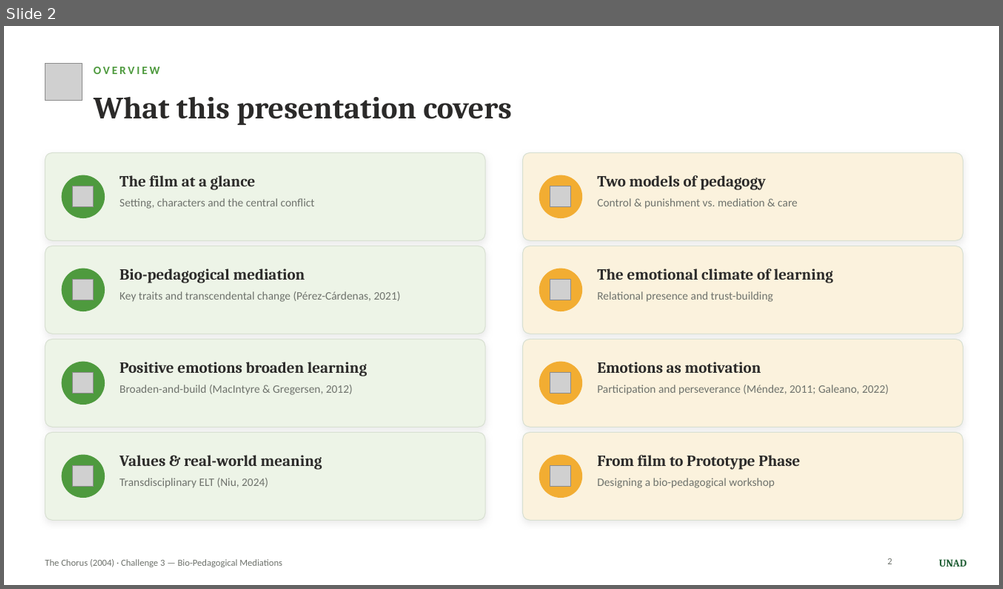
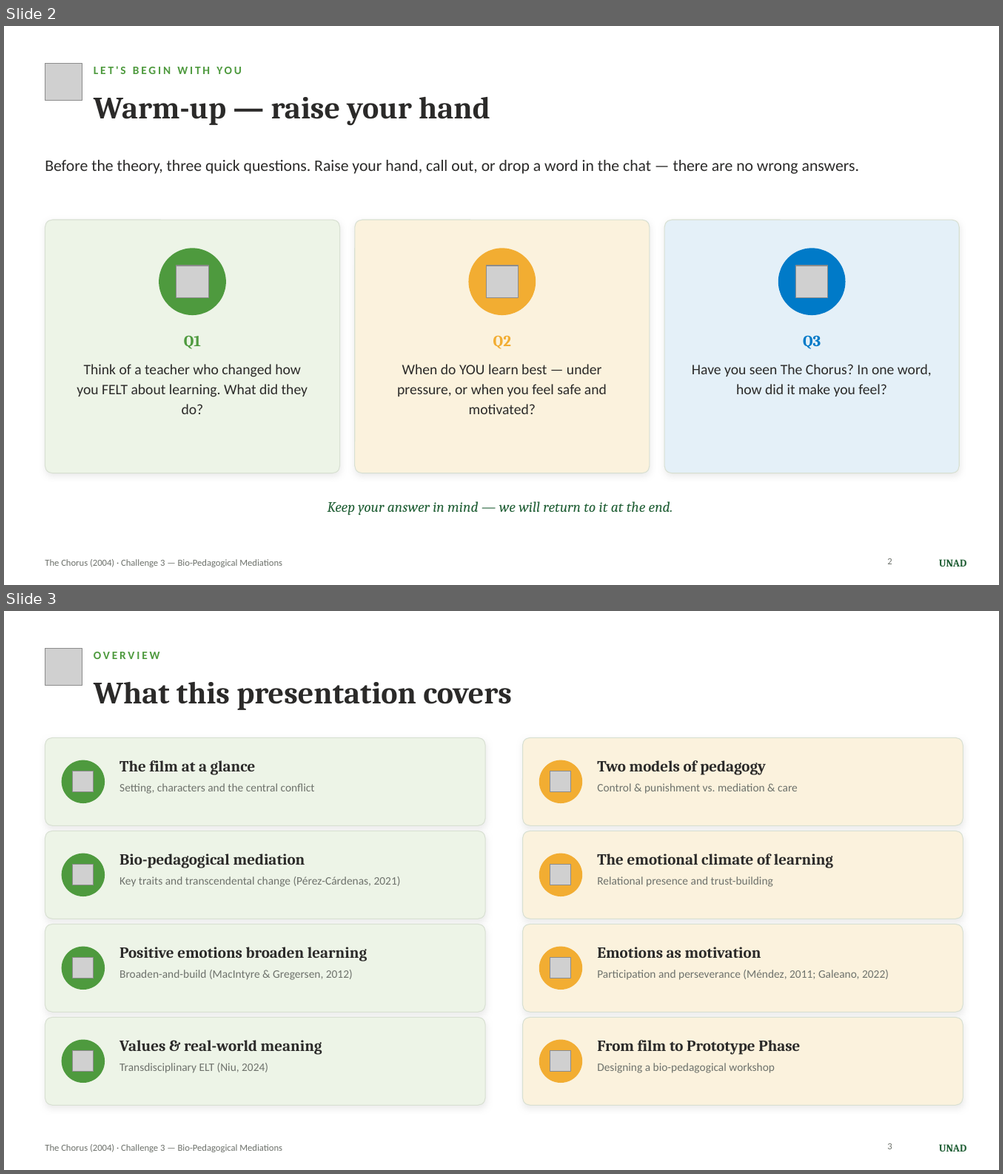
Before and after one commit to milesaenz-sketch/Magdalena_Thesis-_advisor, a slide deck: The_Chorus_Challenge3_UNAD.pptx. Shown one above the other, each under a label of ours: slide 2 before the commit, slides 2 and 3 after it. The pictures are 1003x589 and 1003x1174 pixels, drawn with LibreOffice and Linux fonts; fonts in the diff are those of the drawing; grey boxes stand for pictures. Boxes give left, top, right and bottom in pixels: in the first picture for what was removed or moved away, otherwise in the second. Text is boxed around its words. In the diff, an @@ line names an element or a change of style, - is before the commit and + after.

```diff
--- a/The_Chorus_Challenge3_UNAD.pptx
+++ b/The_Chorus_Challenge3_UNAD.pptx
@@ slide 2 added at <box>4,26,999,585</box>, background #FFFFFF; not listed: 2 template elements that a slide beside it also shows @@
@@ picture added at <box>45,63,82,101</box> @@
@@ text added at <box>94,66,242,74</box>, 11 pt, text #4E9A3E, bold @@
+LET'S BEGIN WITH YOU
@@ text added at <box>94,96,490,126</box>, 30 pt, text #2B2A29, bold @@
+Warm-up — raise your hand
@@ text added at <box>45,160,859,174</box>, 15.5 pt, text #2B2A29 @@
+Before the theory, three quick questions. Raise your hand, call out, or drop a word in the chat — there are no wrong answers.
@@ rounded rectangle added at <box>45,220,340,474</box>, fill #EDF4E7, outline #D8E0D2 0.75 pt @@
@@ rounded rectangle added at <box>355,220,649,474</box>, fill #FBF2DD, outline #D8E0D2 0.75 pt @@
@@ rounded rectangle added at <box>664,220,959,474</box>, fill #E4F0F8, outline #D8E0D2 0.75 pt @@
@@ ellipse added at <box>159,248,226,315</box>, fill #4E9A3E @@
@@ picture added at <box>176,266,208,298</box> @@
@@ ellipse added at <box>468,248,535,315</box>, fill #F2AD32 @@
@@ picture added at <box>486,266,518,298</box> @@
@@ ellipse added at <box>779,248,845,315</box>, fill #007AC8 @@
@@ picture added at <box>796,266,828,298</box> @@
@@ text added at <box>184,336,201,349</box>, 15 pt, text #4E9A3E, bold @@
+Q1
@@ text added at <box>493,336,511,349</box>, 15 pt, text #F2AD32, bold @@
+Q2
@@ text added at <box>802,335,820,349</box>, 15 pt, text #007AC8, bold @@
+Q3
@@ text added at <box>77,364,307,414</box>, 14 pt, text #2B2A29 @@
+Think of a teacher who changed how you FELT about learning. What did they do?
@@ text added at <box>397,364,606,414</box>, 14 pt, text #2B2A29 @@
+When do YOU learn best — under pressure, or when you feel safe and motivated?
@@ text added at <box>691,364,931,397</box>, 14 pt, text #2B2A29 @@
+Have you seen The Chorus? In one word, how did it make you feel?
@@ text added at <box>327,502,673,516</box>, 14 pt, text #1F5E34, italic @@
+Keep your answer in mind — we will return to it at the end.
@@ page number added at <box>887,559,891,565</box>, 9 pt, text #6E726C @@
+2
@@ what was slide 2 is now slide 3 @@
```
Also in this commit, not shown: 3 slides changed, 2 other slides added.
